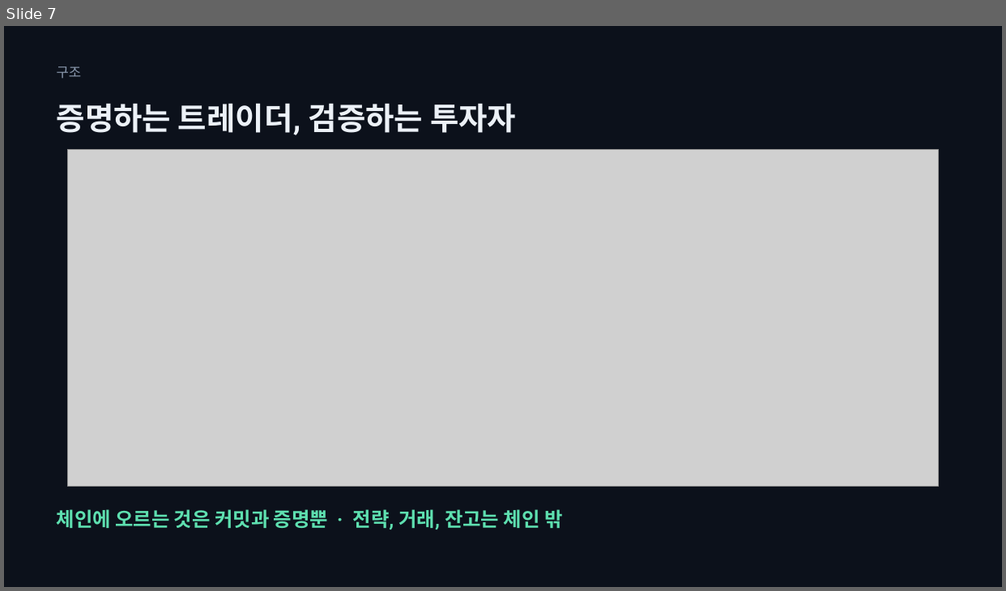
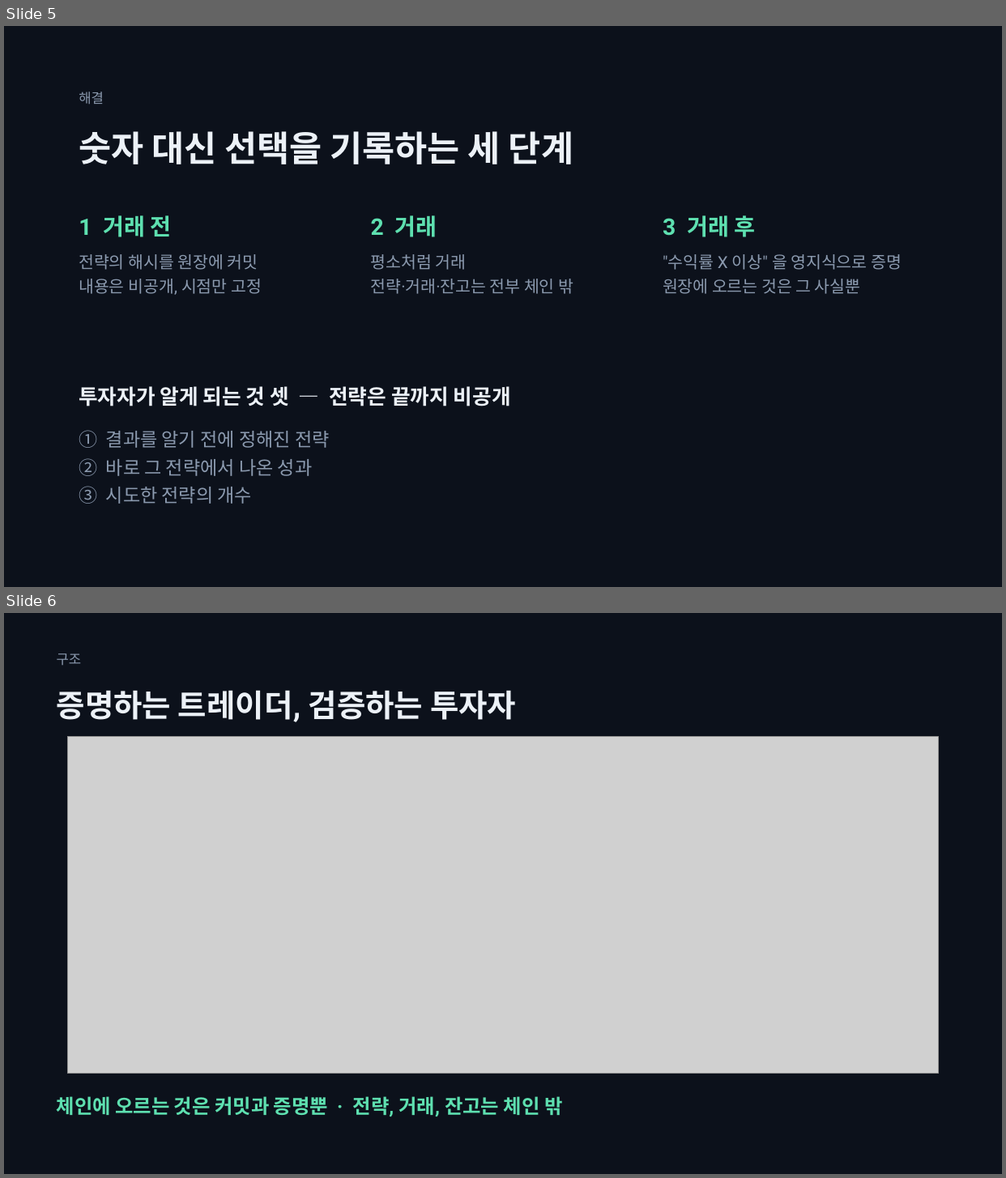
Before and after one commit to SeoDongOk/proof-of-track-record, a slide deck: deck/proof-of-track-record-talk.pptx. Shown one above the other, each under a label of ours: slide 7 before the commit, slides 5 and 6 after it. The pictures are 1006x591 and 1006x1178 pixels, drawn with LibreOffice and Linux fonts; fonts in the diff are those of the drawing; grey boxes stand for pictures. Boxes give left, top, right and bottom in pixels: in the first picture for what was removed or moved away, otherwise in the second. Text is boxed around its words. In the diff, an @@ line names an element or a change of style, - is before the commit and + after.

```diff
--- a/deck/proof-of-track-record-talk.pptx
+++ b/deck/proof-of-track-record-talk.pptx
@@ slide 5 added at (4, 26, 1002, 587), background #FFFFFF @@
@@ rectangle added at (4, 26, 1002, 587), fill #0C111B @@
@@ text added at (79, 92, 104, 104), 13 pt, text #8B9AAF @@
+해결
@@ text added at (79, 131, 573, 165), 34 pt, text #ECF1F7, bold @@
+숫자 대신 선택을 기록하는 세 단계
@@ text added at (79, 216, 172, 237), 22 pt, text #5EE0B0, bold @@
+1 거래 전
@@ text added at (371, 216, 437, 237), 22 pt, text #5EE0B0, bold @@
+2 거래
@@ text added at (663, 216, 756, 237), 22 pt, text #5EE0B0, bold @@
+3 거래 후
@@ text added at (79, 254, 262, 295), 16 pt, text #8B9AAF @@
+전략의 해시를 원장에 커밋
+내용은 비공개, 시점만 고정
@@ text added at (371, 254, 573, 294), 16 pt, text #8B9AAF @@
+평소처럼 거래
+전략·거래·잔고는 전부 체인 밖
@@ text added at (663, 254, 901, 294), 16 pt, text #8B9AAF @@
+"수익률 X 이상" 을 영지식으로 증명
+원장에 오르는 것은 그 사실뿐
@@ text added at (79, 386, 511, 407), 20 pt, text #ECF1F7, bold @@
+투자자가 알게 되는 것 셋 — 전략은 끝까지 비공개
@@ text added at (79, 430, 330, 504), 18 pt, text #8B9AAF @@
+① 결과를 알기 전에 정해진 전략
+② 바로 그 전략에서 나온 성과
+③ 시도한 전략의 개수
@@ what was slide 7 is now slide 6 @@
```
Also in this commit, not shown: 3 slides changed, 1 other slide added, 3 slides removed, 2 other files.
